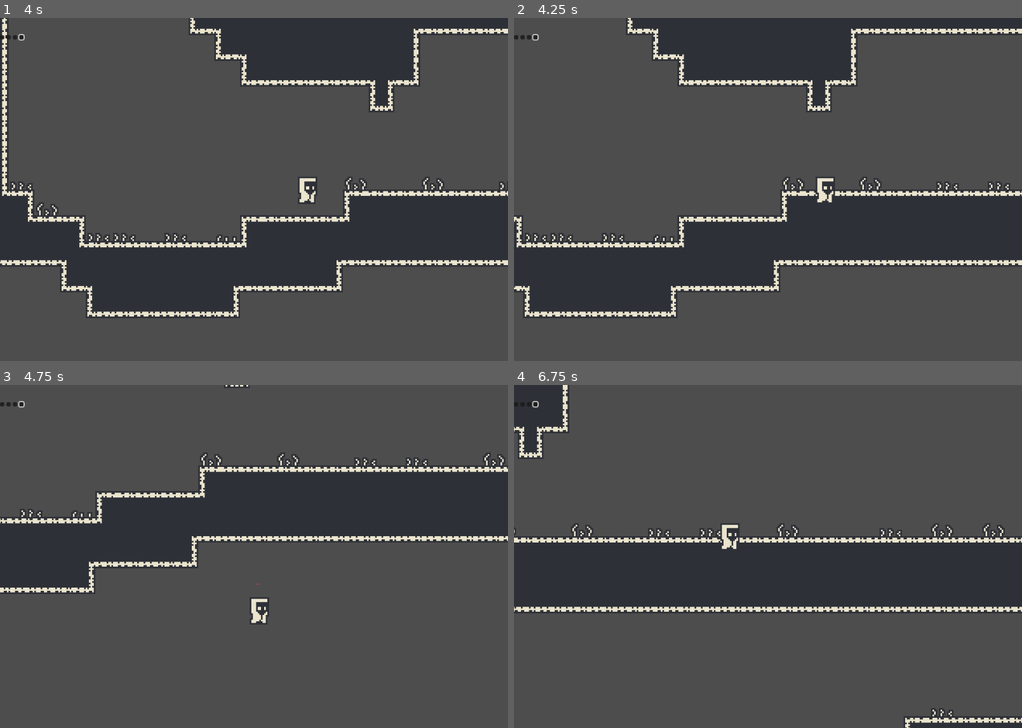
Above: before the commit, frames 1-4 (two rows, left to right).
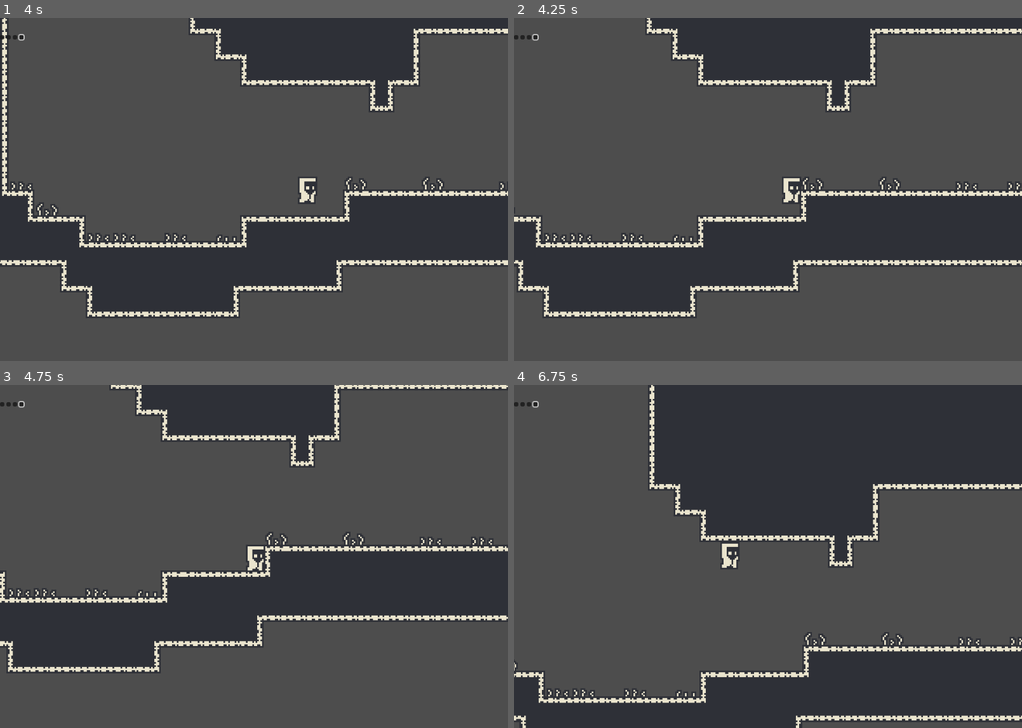
Above: after the commit, the same moments.

Repository: moaz1010/fuck
Game: Godot game, scene res://Scenes/main.tscn
Two runs of this game, one before a commit and one after it. Both use one fixed random seed, a clock stepped at 60 frames per second and the inputs below.
Inputs (mouse positions are in pixels of both pictures, inside the frame that each line leads up to):
- Up to frame 1 (4 s): click (0, 38) at 0.52 s; click (10, 38) at 1.27 s; click (15, 38) at 2.02 s; click (20, 38) at 2.77 s; tap Enter at 3.5 s; move the mouse to (365, 172) at 3.52 s; hold D (move_right) from 3.53 s (still down)
- Up to frame 2 (4.25 s): keep holding D (move_right)
- Up to frame 3 (4.75 s): move the mouse to (152, 573) at 4.27 s; release D (move_right) at 4.28 s; hold S (move_down) from 4.28 s (still down)
- Up to frame 4 (6.75 s): move the mouse to (818, 481) at 5.02 s; release S (move_down) at 5.03 s; hold D (move_right) 5.03-5.78 s; move the mouse to (742, 625) at 5.77 s; hold W (move_up) 5.78-6.53 s; move the mouse to (920, 607) at 6.52 s; hold A (move_left) from 6.53 s (still down)

Frame 1 is identical in both runs. In frame 2, 6.6% of the frame differs, in the area x 0-100%, y 0-88%; in frame 3, 52%; in frame 4, 69%, in the area x 0-100%, y 0-100%.

Commit message:
added collisions for the tilemap

Diff:
--- a/Scenes/main.tscn
+++ b/Scenes/main.tscn
@@ -1,15 +1,10 @@
-[gd_scene load_steps=14 format=4 uid="uid://jkw7jqno36fx"]
+[gd_scene load_steps=9 format=4 uid="uid://jkw7jqno36fx"]
 
 [ext_resource type="PackedScene" uid="uid://jveenyjsh6mq" path="res://Scenes/player.tscn" id="1_76nyf"]
 [ext_resource type="PackedScene" uid="uid://b0x01ew66hs6e" path="res://Scenes/tiles.tscn" id="1_yx00i"]
 [ext_resource type="Texture2D" uid="uid://bwk5inh1kf5t8" path="res://assests/art_atlas.png" id="3_ljoy8"]
 [ext_resource type="PackedScene" uid="uid://c2nvlqgiheq0d" path="res://Scenes/slot.tscn" id="5_anfn7"]
 [ext_resource type="Script" path="res://Scenes/Hotbar.gd" id="5_en5wd"]
-[ext_resource type="PackedScene" uid="uid://dk72f5fho25b4" path="res://Scenes/abstract_item.tscn" id="6_a0otd"]
-[ext_resource type="Resource" uid="uid://bqc6ft23m85v5" path="res://Recources/Items/Gun.tres" id="6_wndun"]
-[ext_resource type="Resource" uid="uid://c3gg8s5yvcyym" path="res://Recources/Skills/fire.tres" id="7_jf3c4"]
-[ext_resource type="Resource" uid="uid://cxuc4bbfbvxqf" path="res://Recources/Items/Flashlight.tres" id="9_ldjde"]
-[ext_resource type="Resource" uid="uid://deqotoxlr18rd" path="res://Recources/Skills/energy.tres" id="10_7vpdu"]
 
 [sub_resource type="TileSetAtlasSource" id="TileSetAtlasSource_fj0tp"]
 texture = ExtResource("3_ljoy8")
@@ -68,13 +63,3 @@
 [node name="slot4" parent="UI/Hotbar" instance=ExtResource("5_anfn7")]
 layout_mode = 2
 size_flags_vertical = 8
-
-[node name="AbstractItem" parent="." instance=ExtResource("6_a0otd")]
-position = Vector2(784, 631)
-stats = ExtResource("9_ldjde")
-skill = ExtResource("10_7vpdu")
-
-[node name="AbstractItem2" parent="." instance=ExtResource("6_a0otd")]
-position = Vector2(784, 631)
-stats = ExtResource("6_wndun")
-skill = ExtResource("7_jf3c4")
--- a/Scenes/tiles.tscn
+++ b/Scenes/tiles.tscn
@@ -7,12 +7,14 @@
 0:0/0 = 0
 0:0/0/terrain_set = 0
 0:0/0/terrain = 0
+0:0/0/physics_layer_0/polygon_0/points = PackedVector2Array(-8, -8, 8, -8, 8, 8, -8, 8)
 0:0/0/terrains_peering_bit/right_side = 0
 0:0/0/terrains_peering_bit/bottom_right_corner = 0
 0:0/0/terrains_peering_bit/bottom_side = 0
 1:0/0 = 0
 1:0/0/terrain_set = 0
 1:0/0/terrain = 0
+1:0/0/physics_layer_0/polygon_0/points = PackedVector2Array(-8, -8, 8, -8, 8, 8, -8, 8)
 1:0/0/terrains_peering_bit/right_side = 0
 1:0/0/terrains_peering_bit/bottom_right_corner = 0
 1:0/0/terrains_peering_bit/bottom_side = 0
@@ -21,6 +23,7 @@
 1:1/0 = 0
 1:1/0/terrain_set = 0
 1:1/0/terrain = 0
+1:1/0/physics_layer_0/polygon_0/points = PackedVector2Array(-8, -8, 8, -8, 8, 8, -8, 8)
 1:1/0/terrains_peering_bit/right_side = 0
 1:1/0/terrains_peering_bit/bottom_right_corner = 0
 1:1/0/terrains_peering_bit/bottom_side = 0
@@ -32,6 +35,7 @@
 2:1/0 = 0
 2:1/0/terrain_set = 0
 2:1/0/terrain = 0
+2:1/0/physics_layer_0/polygon_0/points = PackedVector2Array(-8, -8, 8, -8, 8, 8, -8, 8)
 2:1/0/terrains_peering_bit/bottom_side = 0
 2:1/0/terrains_peering_bit/bottom_left_corner = 0
 2:1/0/terrains_peering_bit/left_side = 0
@@ -40,18 +44,21 @@
 2:0/0 = 0
 2:0/0/terrain_set = 0
 2:0/0/terrain = 0
+2:0/0/physics_layer_0/polygon_0/points = PackedVector2Array(-8, -8, 8, -8, 8, 8, -8, 8)
 2:0/0/terrains_peering_bit/bottom_side = 0
 2:0/0/terrains_peering_bit/bottom_left_corner = 0
 2:0/0/terrains_peering_bit/left_side = 0
 2:2/0 = 0
 2:2/0/terrain_set = 0
 2:2/0/terrain = 0
+2:2/0/physics_layer_0/polygon_0/points = PackedVector2Array(-8, -8, 8, -8, 8, 8, -8, 8)
 2:2/0/terrains_peering_bit/left_side = 0
 2:2/0/terrains_peering_bit/top_left_corner = 0
 2:2/0/terrains_peering_bit/top_side = 0
 1:2/0 = 0
 1:2/0/terrain_set = 0
 1:2/0/terrain = 0
+1:2/0/physics_layer_0/polygon_0/points = PackedVector2Array(-8, -8, 8, -8, 8, 8, -8, 8)
 1:2/0/terrains_peering_bit/right_side = 0
 1:2/0/terrains_peering_bit/left_side = 0
 1:2/0/terrains_peering_bit/top_left_corner = 0
@@ -60,12 +67,14 @@
 0:2/0 = 0
 0:2/0/terrain_set = 0
 0:2/0/terrain = 0
+0:2/0/physics_layer_0/polygon_0/points = PackedVector2Array(-8, -8, 8, -8, 8, 8, -8, 8)
 0:2/0/terrains_peering_bit/right_side = 0
 0:2/0/terrains_peering_bit/top_side = 0
 0:2/0/terrains_peering_bit/top_right_corner = 0
 0:1/0 = 0
 0:1/0/terrain_set = 0
 0:1/0/terrain = 0
+0:1/0/physics_layer_0/polygon_0/points = PackedVector2Array(-8, -8, 8, -8, 8, 8, -8, 8)
 0:1/0/terrains_peering_bit/right_side = 0
 0:1/0/terrains_peering_bit/bottom_right_corner = 0
 0:1/0/terrains_peering_bit/bottom_side = 0
@@ -74,19 +83,23 @@
 4:0/0 = 0
 4:0/0/terrain_set = 0
 4:0/0/terrain = 0
+4:0/0/physics_layer_0/polygon_0/points = PackedVector2Array(-8, -8, 8, -8, 8, 8, -8, 8)
 4:0/0/terrains_peering_bit/bottom_side = 0
 4:1/0 = 0
 4:1/0/terrain_set = 0
 4:1/0/terrain = 0
+4:1/0/physics_layer_0/polygon_0/points = PackedVector2Array(-8, -8, 8, -8, 8, 8, -8, 8)
 4:1/0/terrains_peering_bit/bottom_side = 0
 4:1/0/terrains_peering_bit/top_side = 0
 4:2/0 = 0
 4:2/0/terrain_set = 0
 4:2/0/terrain = 0
+4:2/0/physics_layer_0/polygon_0/points = PackedVector2Array(-8, -8, 8, -8, 8, 8, -8, 8)
 4:2/0/terrains_peering_bit/top_side = 0
 6:0/0 = 0
 6:0/0/terrain_set = 0
 6:0/0/terrain = 0
+6:0/0/physics_layer_0/polygon_0/points = PackedVector2Array(-8, -8, 8, -8, 8, 8, -8, 8)
 6:0/0/terrains_peering_bit/right_side = 0
 6:0/0/terrains_peering_bit/bottom_side = 0
 6:0/0/terrains_peering_bit/bottom_left_corner = 0
@@ -97,6 +110,7 @@
 7:0/0 = 0
 7:0/0/terrain_set = 0
 7:0/0/terrain = 0
+7:0/0/physics_layer_0/polygon_0/points = PackedVector2Array(-8, -8, 8, -8, 8, 8, -8, 8)
 7:0/0/terrains_peering_bit/right_side = 0
 7:0/0/terrains_peering_bit/bottom_right_corner = 0
 7:0/0/terrains_peering_bit/bottom_side = 0
@@ -107,6 +121,7 @@
 7:1/0 = 0
 7:1/0/terrain_set = 0
 7:1/0/terrain = 0
+7:1/0/physics_layer_0/polygon_0/points = PackedVector2Array(-8, -8, 8, -8, 8, 8, -8, 8)
 7:1/0/terrains_peering_bit/right_side = 0
 7:1/0/terrains_peering_bit/bottom_right_corner = 0
 7:1/0/terrains_peering_bit/bottom_side = 0
@@ -117,6 +132,7 @@
 6:1/0 = 0
 6:1/0/terrain_set = 0
 6:1/0/terrain = 0
+6:1/0/physics_layer_0/polygon_0/points = PackedVector2Array(-8, -8, 8, -8, 8, 8, -8, 8)
 6:1/0/terrains_peering_bit/right_side = 0
 6:1/0/terrains_peering_bit/bottom_right_corner = 0
 6:1/0/terrains_peering_bit/bottom_side = 0
@@ -127,6 +143,7 @@
 9:0/0 = 0
 9:0/0/terrain_set = 0
 9:0/0/terrain = 0
+9:0/0/physics_layer_0/polygon_0/points = PackedVector2Array(-8, -8, 8, -8, 8, 8, -8, 8)
 9:0/0/terrains_peering_bit/right_side = 0
 9:0/0/terrains_peering_bit/bottom_right_corner = 0
 9:0/0/terrains_peering_bit/bottom_side = 0
@@ -136,6 +153,7 @@
 10:0/0 = 0
 10:0/0/terrain_set = 0
 10:0/0/terrain = 0
+10:0/0/physics_layer_0/polygon_0/points = PackedVector2Array(-8, -8, 8, -8, 8, 8, -8, 8)
 10:0/0/terrains_peering_bit/right_side = 0
 10:0/0/terrains_peering_bit/bottom_right_corner = 0
 10:0/0/terrains_peering_bit/bottom_side = 0
@@ -145,6 +163,7 @@
 10:1/0 = 0
 10:1/0/terrain_set = 0
 10:1/0/terrain = 0
+10:1/0/physics_layer_0/polygon_0/points = PackedVector2Array(-8, -8, 8, -8, 8, 8, -8, 8)
 10:1/0/terrains_peering_bit/right_side = 0
 10:1/0/terrains_peering_bit/bottom_side = 0
 10:1/0/terrains_peering_bit/bottom_left_corner = 0
@@ -154,6 +173,7 @@
 9:1/0 = 0
 9:1/0/terrain_set = 0
 9:1/0/terrain = 0
+9:1/0/physics_layer_0/polygon_0/points = PackedVector2Array(-8, -8, 8, -8, 8, 8, -8, 8)
 9:1/0/terrains_peering_bit/right_side = 0
 9:1/0/terrains_peering_bit/bottom_side = 0
 9:1/0/terrains_peering_bit/left_side = 0
@@ -163,6 +183,7 @@
 12:0/0 = 0
 12:0/0/terrain_set = 0
 12:0/0/terrain = 0
+12:0/0/physics_layer_0/polygon_0/points = PackedVector2Array(-8, -8, 8, -8, 8, 8, -8, 8)
 12:0/0/terrains_peering_bit/right_side = 0
 12:0/0/terrains_peering_bit/bottom_side = 0
 12:0/0/terrains_peering_bit/left_side = 0
@@ -171,6 +192,7 @@
 13:0/0 = 0
 13:0/0/terrain_set = 0
 13:0/0/terrain = 0
+13:0/0/physics_layer_0/polygon_0/points = PackedVector2Array(-8, -8, 8, -8, 8, 8, -8, 8)
 13:0/0/terrains_peering_bit/right_side = 0
 13:0/0/terrains_peering_bit/bottom_side = 0
 13:0/0/terrains_peering_bit/left_side = 0
@@ -179,6 +201,7 @@
 13:1/0 = 0
 13:1/0/terrain_set = 0
 13:1/0/terrain = 0
+13:1/0/physics_layer_0/polygon_0/points = PackedVector2Array(-8, -8, 8, -8, 8, 8, -8, 8)
 13:1/0/terrains_peering_bit/right_side = 0
 13:1/0/terrains_peering_bit/bottom_right_corner = 0
 13:1/0/terrains_peering_bit/bottom_side = 0
@@ -187,6 +210,7 @@
 12:1/0 = 0
 12:1/0/terrain_set = 0
 12:1/0/terrain = 0
+12:1/0/physics_layer_0/polygon_0/points = PackedVector2Array(-8, -8, 8, -8, 8, 8, -8, 8)
 12:1/0/terrains_peering_bit/right_side = 0
 12:1/0/terrains_peering_bit/bottom_side = 0
 12:1/0/terrains_peering_bit/bottom_left_corner = 0
@@ -195,6 +219,7 @@
 15:0/0 = 0
 15:0/0/terrain_set = 0
 15:0/0/terrain = 0
+15:0/0/physics_layer_0/polygon_0/points = PackedVector2Array(-8, -8, 8, -8, 8, 8, -8, 8)
 15:0/0/terrains_peering_bit/right_side = 0
 15:0/0/terrains_peering_bit/bottom_side = 0
 15:0/0/terrains_peering_bit/left_side = 0
@@ -202,6 +227,7 @@
 15:1/0 = 0
 15:1/0/terrain_set = 0
 15:1/0/terrain = 0
+15:1/0/physics_layer_0/polygon_0/points = PackedVector2Array(-8, -8, 8, -8, 8, 8, -8, 8)
 15:1/0/terrains_peering_bit/right_side = 0
 15:1/0/terrains_peering_bit/bottom_right_corner = 0
 15:1/0/terrains_peering_bit/bottom_side = 0
@@ -211,6 +237,7 @@
 16:1/0 = 0
 16:1/0/terrain_set = 0
 16:1/0/terrain = 0
+16:1/0/physics_layer_0/polygon_0/points = PackedVector2Array(-8, -8, 8, -8, 8, 8, -8, 8)
 16:1/0/terrains_peering_bit/right_side = 0
 16:1/0/terrains_peering_bit/bottom_side = 0
 16:1/0/terrains_peering_bit/bottom_left_corner = 0
@@ -220,50 +247,59 @@
 15:3/0 = 0
 15:3/0/terrain_set = 0
 15:3/0/terrain = 0
+15:3/0/physics_layer_0/polygon_0/points = PackedVector2Array(-8, -8, 8, -8, 8, 8, -8, 8)
 15:3/0/terrains_peering_bit/right_side = 0
 15:3/0/terrains_peering_bit/bottom_side = 0
 15:4/0 = 0
 15:4/0/terrain_set = 0
 15:4/0/terrain = 0
+15:4/0/physics_layer_0/polygon_0/points = PackedVector2Array(-8, -8, 8, -8, 8, 8, -8, 8)
 15:4/0/terrains_peering_bit/right_side = 0
 15:4/0/terrains_peering_bit/top_side = 0
 16:4/0 = 0
 16:4/0/terrain_set = 0
 16:4/0/terrain = 0
+16:4/0/physics_layer_0/polygon_0/points = PackedVector2Array(-8, -8, 8, -8, 8, 8, -8, 8)
 16:4/0/terrains_peering_bit/left_side = 0
 16:4/0/terrains_peering_bit/top_side = 0
 16:3/0 = 0
 16:3/0/terrain_set = 0
 16:3/0/terrain = 0
+16:3/0/physics_layer_0/polygon_0/points = PackedVector2Array(-8, -8, 8, -8, 8, 8, -8, 8)
 16:3/0/terrains_peering_bit/bottom_side = 0
 16:3/0/terrains_peering_bit/left_side = 0
 13:3/0 = 0
 13:3/0/terrain_set = 0
 13:3/0/terrain = 0
+13:3/0/physics_layer_0/polygon_0/points = PackedVector2Array(-8, -8, 8, -8, 8, 8, -8, 8)
 13:3/0/terrains_peering_bit/bottom_side = 0
 13:3/0/terrains_peering_bit/left_side = 0
 13:3/0/terrains_peering_bit/top_side = 0
 12:3/0 = 0
 12:3/0/terrain_set = 0
 12:3/0/terrain = 0
+12:3/0/physics_layer_0/polygon_0/points = PackedVector2Array(-8, -8, 8, -8, 8, 8, -8, 8)
 12:3/0/terrains_peering_bit/right_side = 0
 12:3/0/terrains_peering_bit/bottom_side = 0
 12:3/0/terrains_peering_bit/left_side = 0
 12:4/0 = 0
 12:4/0/terrain_set = 0
 12:4/0/terrain = 0
+12:4/0/physics_layer_0/polygon_0/points = PackedVector2Array(-8, -8, 8, -8, 8, 8, -8, 8)
 12:4/0/terrains_peering_bit/right_side = 0
 12:4/0/terrains_peering_bit/bottom_side = 0
 12:4/0/terrains_peering_bit/top_side = 0
 13:4/0 = 0
 13:4/0/terrain_set = 0
 13:4/0/terrain = 0
+13:4/0/physics_layer_0/polygon_0/points = PackedVector2Array(-8, -8, 8, -8, 8, 8, -8, 8)
 13:4/0/terrains_peering_bit/right_side = 0
 13:4/0/terrains_peering_bit/left_side = 0
 13:4/0/terrains_peering_bit/top_side = 0
 9:3/0 = 0
 9:3/0/terrain_set = 0
 9:3/0/terrain = 0
+9:3/0/physics_layer_0/polygon_0/points = PackedVector2Array(-8, -8, 8, -8, 8, 8, -8, 8)
 9:3/0/terrains_peering_bit/right_side = 0
 9:3/0/terrains_peering_bit/bottom_side = 0
 9:3/0/terrains_peering_bit/top_side = 0
@@ -271,6 +307,7 @@
 10:3/0 = 0
 10:3/0/terrain_set = 0
 10:3/0/terrain = 0
+10:3/0/physics_layer_0/polygon_0/points = PackedVector2Array(-8, -8, 8, -8, 8, 8, -8, 8)
 10:3/0/terrains_peering_bit/bottom_side = 0
 10:3/0/terrains_peering_bit/left_side = 0
 10:3/0/terrains_peering_bit/top_left_corner = 0
@@ -278,6 +315,7 @@
 10:4/0 = 0
 10:4/0/terrain_set = 0
 10:4/0/terrain = 0
+10:4/0/physics_layer_0/polygon_0/points = PackedVector2Array(-8, -8, 8, -8, 8, 8, -8, 8)
 10:4/0/terrains_peering_bit/bottom_side = 0
 10:4/0/terrains_peering_bit/bottom_left_corner = 0
 10:4/0/terrains_peering_bit/left_side = 0
@@ -285,6 +323,7 @@
 9:4/0 = 0
 9:4/0/terrain_set = 0
 9:4/0/terrain = 0
+9:4/0/physics_layer_0/polygon_0/points = PackedVector2Array(-8, -8, 8, -8, 8, 8, -8, 8)
 9:4/0/terrains_peering_bit/right_side = 0
 9:4/0/terrains_peering_bit/bottom_right_corner = 0
 9:4/0/terrains_peering_bit/bottom_side = 0
@@ -292,6 +331,7 @@
 7:3/0 = 0
 7:3/0/terrain_set = 0
 7:3/0/terrain = 0
+7:3/0/physics_layer_0/polygon_0/points = PackedVector2Array(-8, -8, 8, -8, 8, 8, -8, 8)
 7:3/0/terrains_peering_bit/right_side = 0
 7:3/0/terrains_peering_bit/bottom_right_corner = 0
 7:3/0/terrains_peering_bit/bottom_side = 0
@@ -299,6 +339,7 @@
 6:3/0 = 0
 6:3/0/terrain_set = 0
 6:3/0/terrain = 0
+6:3/0/physics_layer_0/polygon_0/points = PackedVector2Array(-8, -8, 8, -8, 8, 8, -8, 8)
 6:3/0/terrains_peering_bit/right_side = 0
 6:3/0/terrains_peering_bit/bottom_side = 0
 6:3/0/terrains_peering_bit/bottom_left_corner = 0
@@ -306,6 +347,7 @@
 6:4/0 = 0
 6:4/0/terrain_set = 0
 6:4/0/terrain = 0
+6:4/0/physics_layer_0/polygon_0/points = PackedVector2Array(-8, -8, 8, -8, 8, 8, -8, 8)
 6:4/0/terrains_peering_bit/right_side = 0
 6:4/0/terrains_peering_bit/left_side = 0
 6:4/0/terrains_peering_bit/top_left_corner = 0
@@ -313,6 +355,7 @@
 7:4/0 = 0
 7:4/0/terrain_set = 0
 7:4/0/terrain = 0
+7:4/0/physics_layer_0/polygon_0/points = PackedVector2Array(-8, -8, 8, -8, 8, 8, -8, 8)
 7:4/0/terrains_peering_bit/right_side = 0
 7:4/0/terrains_peering_bit/left_side = 0
 7:4/0/terrains_peering_bit/top_side = 0
@@ -320,21 +363,27 @@
 4:4/0 = 0
 4:4/0/terrain_set = 0
 4:4/0/terrain = 0
+4:4/0/physics_layer_0/polygon_0/points = PackedVector2Array(-8, -8, 8, -8, 8, 8, -8, 8)
 2:4/0 = 0
 2:4/0/terrain_set = 0
 2:4/0/terrain = 0
+2:4/0/physics_layer_0/polygon_0/points = PackedVector2Array(-8, -8, 8, -8, 8, 8, -8, 8)
 2:4/0/terrains_peering_bit/left_side = 0
 1:4/0 = 0
 1:4/0/terrain_set = 0
 1:4/0/terrain = 0
+1:4/0/physics_layer_0/polygon_0/points = PackedVector2Array(-8, -8, 8, -8, 8, 8, -8, 8)
 1:4/0/terrains_peering_bit/right_side = 0
 1:4/0/terrains_peering_bit/left_side = 0
 0:4/0 = 0
 0:4/0/terrain_set = 0
 0:4/0/terrain = 0
+0:4/0/physics_layer_0/polygon_0/points = PackedVector2Array(-8, -8, 8, -8, 8, 8, -8, 8)
 0:4/0/terrains_peering_bit/right_side = 0
 
 [sub_resource type="TileSet" id="TileSet_0tkjv"]
+physics_layer_0/collision_layer = 1
+physics_layer_0/collision_mask = 3
 terrain_set_0/mode = 0
 terrain_set_0/terrain_0/name = "Terrain 0"
 terrain_set_0/terrain_0/color = Color(0.5, 0.34375, 0.25, 1)
--- a/project.godot
+++ b/project.godot
@@ -25,6 +25,8 @@
 move_left={
 "deadzone": 0.5,
 "events": [Object(InputEventKey,"resource_local_to_scene":false,"resource_name":"","device":-1,"window_id":0,"alt_press …(191 unchanged characters)…
+, Object(InputEventKey,"resource_local_to_scene":false,"resource_name":"","device":-1,"window_id":0,"alt_pressed":false,"shift_pressed":false,"ctrl_pressed":false,"meta_pressed":false,"pressed":false,"keycode":0,"physical_keycode":4194319,"key_label":0,"unicode":0,"location":0,"echo":false,"script":null)
+, Object(InputEventJoypadMotion,"resource_local_to_scene":false,"resource_name":"","device":-1,"axis":0,"axis_value":-1.0,"script":null)
 ]
 }
 move_right={
@@ -50,13 +52,6 @@
 , Object(InputEventJoypadMotion,"resource_local_to_scene":false,"resource_name":"","device":-1,"axis":1,"axis_value":1.0,"script":null)
 ]
 }
-move_left={
-"deadzone": 0.5,
-"events": [Object(InputEventKey,"resource_local_to_scene":false,"resource_name":"","device":-1,"window_id":0,"alt_pressed":false,"shift_pressed":false,"ctrl_pressed":false,"meta_pressed":false,"pressed":false,"keycode":0,"physical_keycode":65,"key_label":0,"unicode":97,"location":0,"echo":false,"script":null)
-, Object(InputEventKey,"resource_local_to_scene":false,"resource_name":"","device":-1,"window_id":0,"alt_pressed":false,"shift_pressed":false,"ctrl_pressed":false,"meta_pressed":false,"pressed":false,"keycode":0,"physical_keycode":4194319,"key_label":0,"unicode":0,"location":0,"echo":false,"script":null)
-, Object(InputEventJoypadMotion,"resource_local_to_scene":false,"resource_name":"","device":-1,"axis":0,"axis_value":-1.0,"script":null)
-]
-}
 
 [layer_names]
 
